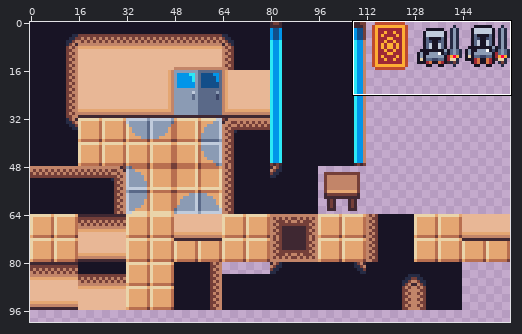
Sprite sheet -- res/img/room.png. Above, an overview of the earlier version with the close-up marked.
Close-up. Earlier state:
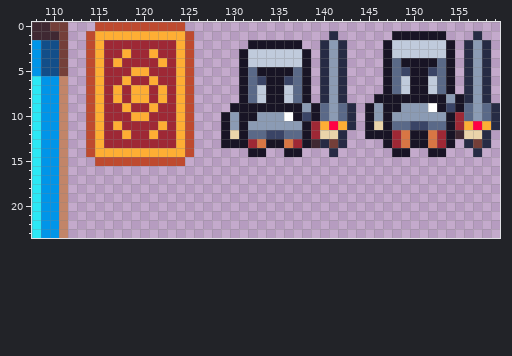
The file is 160x160 pixels. Shown: x 108..159, y 0..23. The wide view leaves out empty margins.
After:
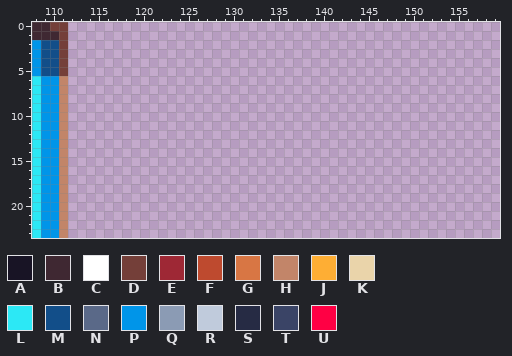
Palette (. is transparent): A #181425  B #3f2832  C #ffffff  D #743f39  E #9e2835  F #be4a2f  G #d87644  H #c28569  J #feae34  K #ead4aa  L #2ce8f5  M #124e89  N #5a6988  P #0095e9  Q #8b9bb4  R #c0cbdc  S #262b44  T #3a4466  U #ff0044
From old to new:
Changed rows in their new state; - is an unchanged pixel.
first column x 114:
 0 -..........-----------------------------------
 1 ............---------------.------......---.--
 2 ............------......--...----........-...-
 3 ............-----........-...----........-...-
 4 ............-----........-...----........-...-
 5 ............-----........-...----........-...-
 6 ............-----........-...----........-...-
 7 ............-----........-...----........-...-
 8 ............-----........-...---.............-
 9 ............----..............-...............
10 ............---...............-...............
11 ............---...............-...............
12 ............---..............--..............-
13 ............---..............----........-...-
14 ............------..--..---.------..--..---.--
15 -..........-----------------------------------
Boxes around the changes in both close-ups, in picture pixels (x1, y1, x2, y2):
erased: (86, 22, 194, 166)
erased: (221, 31, 500, 157)
